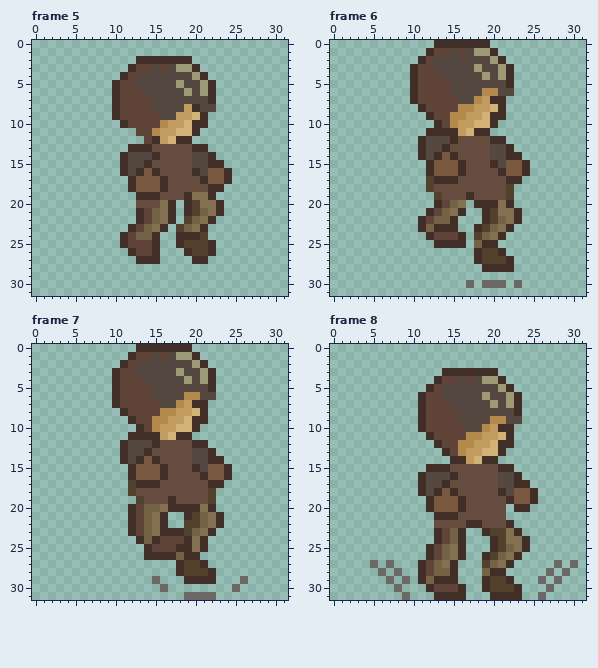
Two states of a animated GIF sprite, Game Sprites/With new color/Sprite With Animation/Fixed/character - Jump - Without gun.gif. The picture above is the old version.
The file is 128x128 pixels, drawn in blocks of 4x4; one block is one cell here. Shown: frame 5, frame 6, frame 7, frame 8. The commit also changed other frames, which this record leaves out.
After the commit:
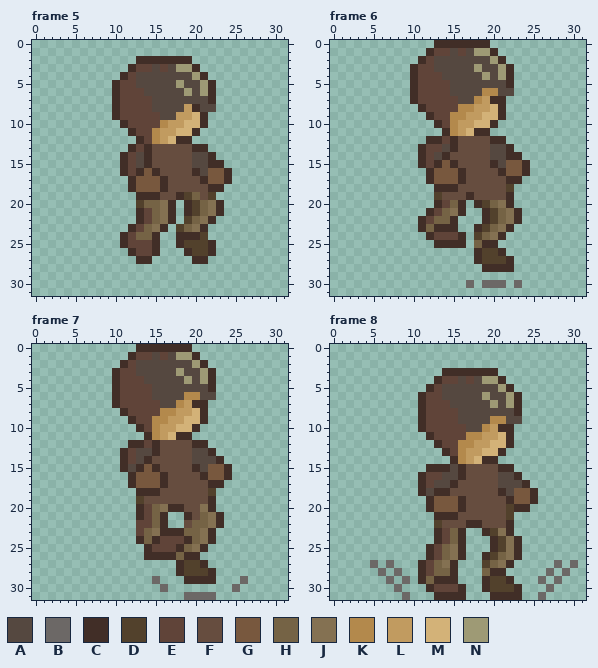
Palette (. is transparent): A #554840  B #6c6866  C #412e27  D #52412c  E #604439  F #664d3f  G #78583e  H #756345  J #847152  K #b3894c  L #c19b60  M #d3b278  N #9e9a75
From old to new:
Changed rows in their new state; - is an unchanged pixel.
Frame 5:
first column x 12:
10 --------M--
11 C----------
12 -C-K-------
13 -E---------
14 E-CF-------
15 E----------
16 E----------
19 ------CDHFD
20 -DHH-----H-
first column x 15:
27 .
Frame 6:
first column x 11:
 9 ---------M--
11 -..-K-------
12 .CCE--------
13 -EEAC-------
14 -EACF-------
15 CEC-CF------
17 -CGGGC------
18 -.CCC-------
19 -----------C
20 -----C--DH--
21 ----------H-
Frame 7:
first column x 11:
 9 ---------M--
11 -..-K-------
12 .CCE--------
13 -E-AC-------
14 -EACF------A
15 CAC-CF------
17 -CGGGC------
18 -.CCC-------
19 ------F----C
20 -.CE----FF--
21 -.CEH----F--
22 -.-EH---FH--
23 -.------H---
24 ---------HJC
25 --------H---
Frame 8:
first column x 12:
12 ---------M---
14 ----K--------
15 ---AC--------
16 EE-AC--------
17 E-AC-------A-
18 --CF---------
20 ----------D--
21 ----------D--
22 -D-----------
23 ---------JC.-
24 -----------C.
25 ----------JC.
Where, in picture pixels (left, top, right, bottom), the same in both pictures:
changed: (128, 120, 216, 208)
erased: (152, 256, 160, 264)
changed: (418, 112, 514, 216)
changed: (120, 416, 216, 552)
changed: (498, 440, 530, 552)
changed: (426, 456, 466, 528)
